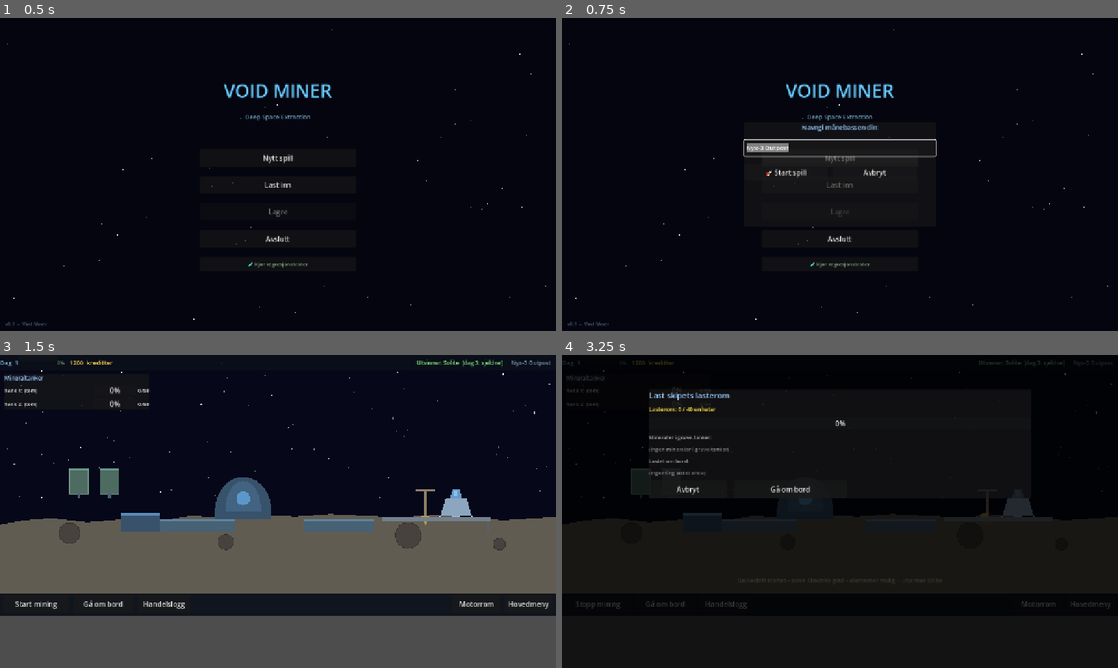
Above: before the commit, frames 1-4 (two rows, left to right).
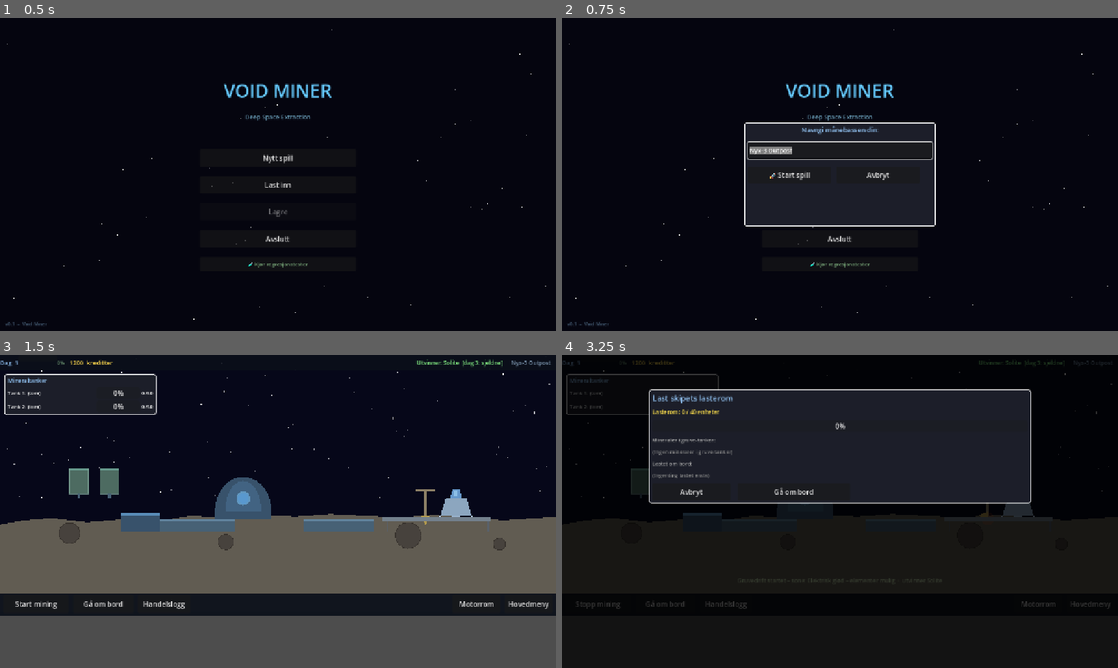
Above: after the commit, the same moments.

Repository: hansarne-lang/bruktbutikk
Game: Godot game, scene res://scenes/main_menu/MainMenu.tscn
The game is run twice, just before and just after one commit, with the same random seed, the same clock (stepped at 60 frames per second) and the same inputs.
Inputs (mouse positions are in pixels of both pictures, inside the frame that each line leads up to):
- Up to frame 1 (0.5 s): no input
- Up to frame 2 (0.75 s): click "Nytt spill" at 0.5 s
- Up to frame 3 (1.5 s): click "🚀 Start spill" at 1.25 s
- Up to frame 4 (3.25 s): click "Start mining" at 2 s; tap Enter at 2.75 s; move the mouse to (962, 495) at 2.77 s; hold Right (ui_right) from 2.78 s (still down); tap E at 2.85 s; click (962, 495) at 2.92 s; tap Space at 3.02 s

Frame 1 is identical in both runs. In frame 2, 1.9% of the frame differs, in the area x 32-68%, y 33-67%; in frame 3, 0.7%; in frame 4, 3.1%, in the area x 0-85%, y 6-48%.

Commit message:
Motorrom-scene, oppgraderinger til trader, hvit ramme (global theme)

Diff:
--- a/project.godot
+++ b/project.godot
@@ -32,6 +32,10 @@
 window/size/viewport_height=720
 window/stretch/mode="canvas_items"
 
+[gui]
+
+theme/custom="res://theme.tres"
+
 [rendering]
 
 renderer/rendering_method="gl_compatibility"
--- /dev/null
+++ b/theme.tres
@@ -0,0 +1,20 @@
+[gd_resource type="Theme" format=3]
+
+[sub_resource type="StyleBoxFlat" id="StyleBoxFlat_panel"]
+bg_color = Color(0.11, 0.12, 0.16, 1)
+border_width_left = 2
+border_width_top = 2
+border_width_right = 2
+border_width_bottom = 2
+border_color = Color(1, 1, 1, 0.9)
+corner_radius_top_left = 5
+corner_radius_top_right = 5
+corner_radius_bottom_right = 5
+corner_radius_bottom_left = 5
+content_margin_left = 8.0
+content_margin_right = 8.0
+content_margin_top = 6.0
+content_margin_bottom = 6.0
+
+[resource]
+PanelContainer/styles/panel = SubResource("StyleBoxFlat_panel")
Not shown, added: scripts/engine_room/EngineRoom.gd.uid
